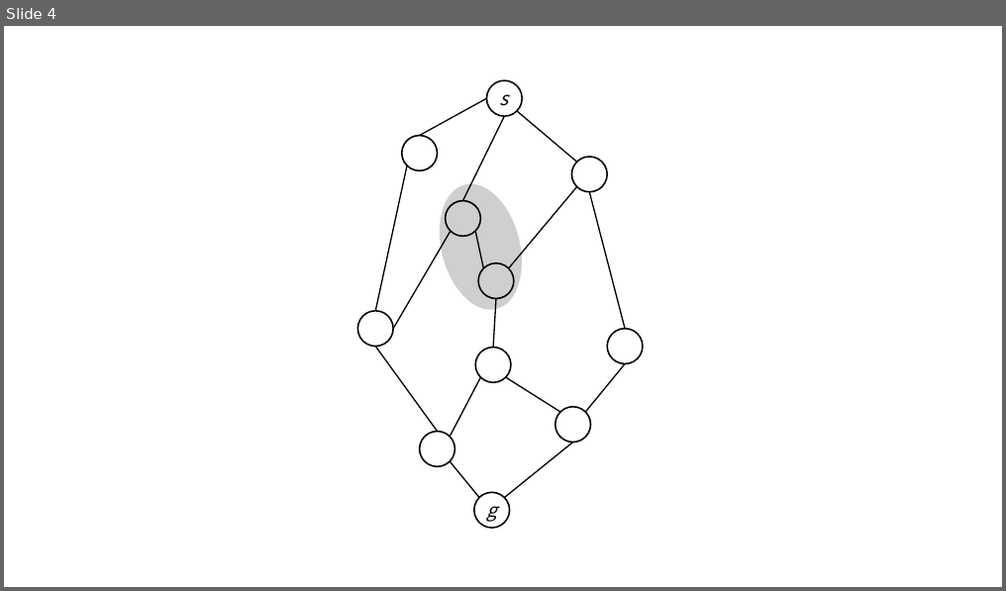
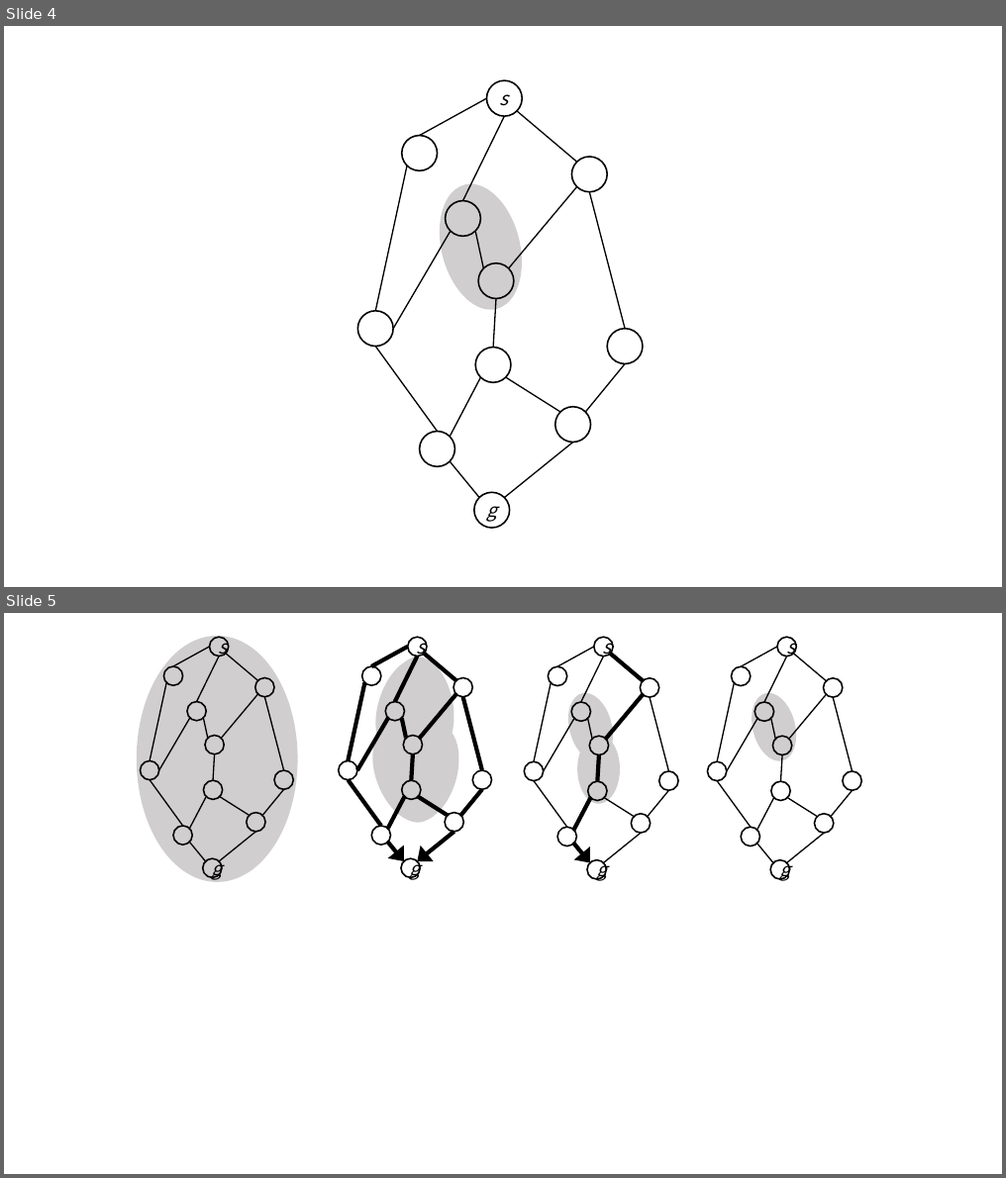
Before and after one commit to Ryo0021300/Monograph, a slide deck: Monograph/卒論資料PP/適応型の手順1.pptx. Shown one above the other, each under a label of ours: slide 4 before the commit, slides 4 and 5 after it. The pictures are 1006x591 and 1006x1178 pixels, drawn with LibreOffice and Linux fonts; fonts in the diff are those of the drawing. Boxes give left, top, right and bottom in pixels: in the first picture for what was removed or moved away, otherwise in the second. Text is boxed around its words. In the diff, an @@ line names an element or a change of style, - is before the commit and + after.

```diff
--- a/Monograph/卒論資料PP/適応型の手順1.pptx
+++ b/Monograph/卒論資料PP/適応型の手順1.pptx
@@ slide 5 added at (4,613,1002,1174), background #FFFFFF @@
@@ group added at (137,636,862,881): 57 lines, 49 ellipses, 4 moons, 3 arrows @@
+g
+s
+g
+s
+g
+s
+g
+s
```
Also in this commit, not shown: 5 other files.
